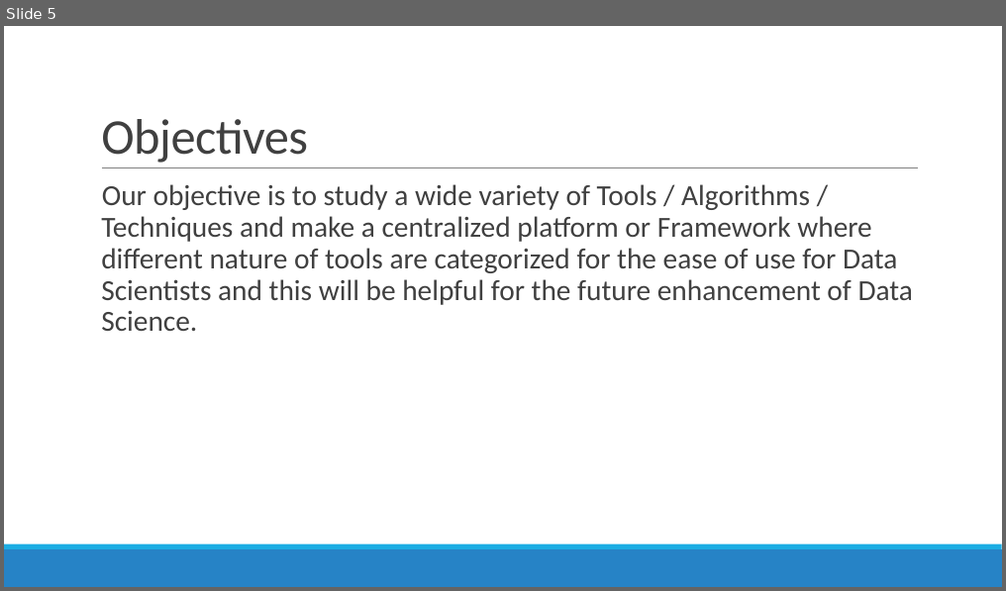
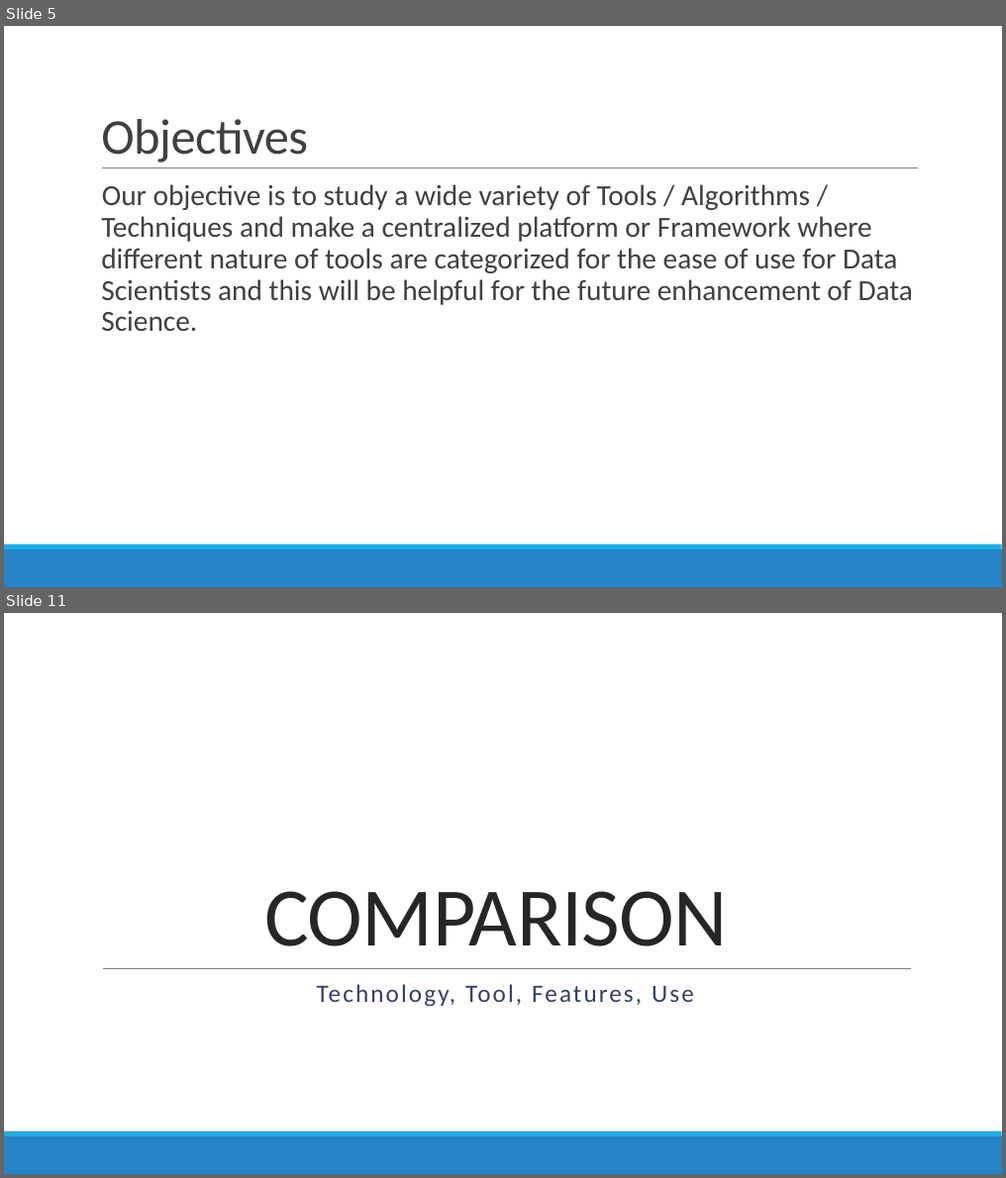
Before and after one commit to DistributedSystems-Fall2018-NEDUET/project-dist_sys, a slide deck: Project Interim Submission/Generic DS Framework.pptx. Shown one above the other, each under a label of ours: slide 5 before the commit, slides 5 and 11 after it; the slides between them are not shown. The pictures are 1006x591 and 1006x1178 pixels, drawn with LibreOffice and Linux fonts; fonts in the diff are those of the drawing. Boxes give left, top, right and bottom in pixels: in the first picture for what was removed or moved away, otherwise in the second. Text is boxed around its words. In the diff, an @@ line names an element or a change of style, - is before the commit and + after.

```diff
--- a/Project Interim Submission/Generic DS Framework.pptx
+++ b/Project Interim Submission/Generic DS Framework.pptx
@@ slide 11 added at (4,613,1002,1174), background #FFFFFF; not listed: 2 template elements that a slide beside it also shows @@
@@ title added at (264,891,728,947), 80 pt, text #262626 @@
+COMPARISON
@@ line added from (103, 968) to (912, 968), #808080 0.5 pt @@
@@ text added at (317,984,694,1007), 24 pt, text #344068 @@
+Technology, Tool, Features, Use
```
Also in this commit, not shown: 3 slides changed, 3 other slides added.
